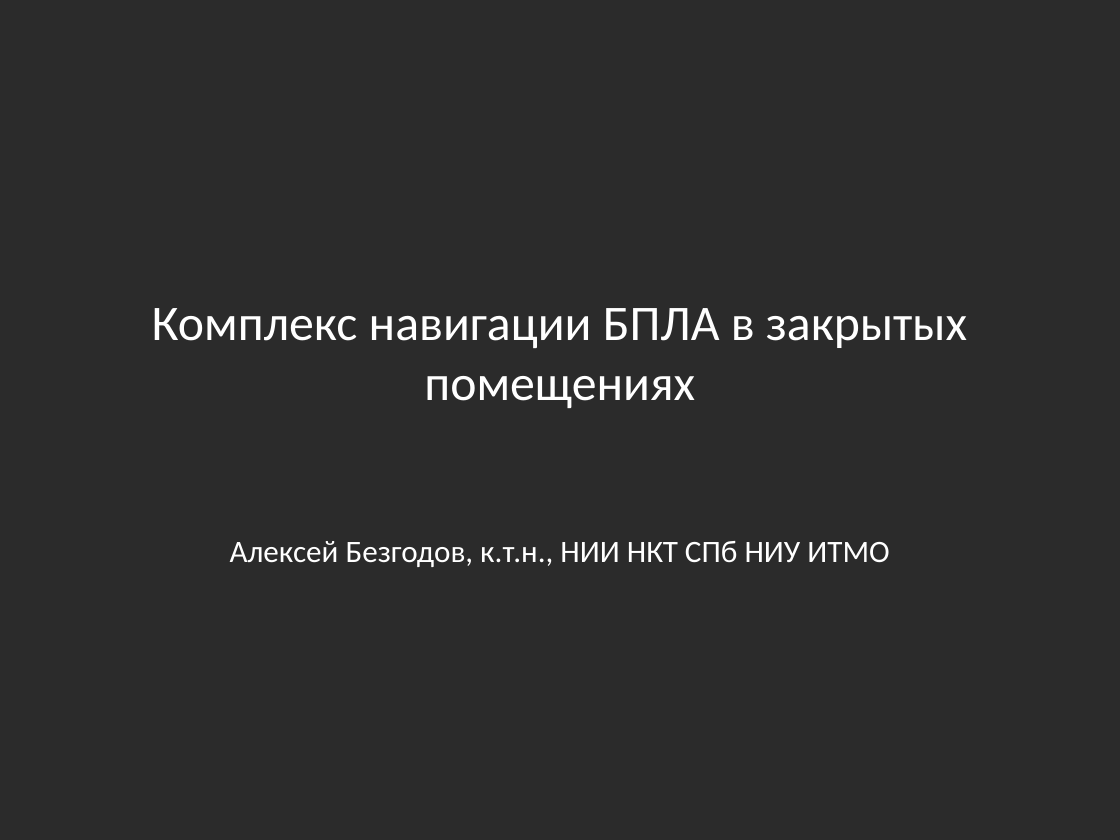
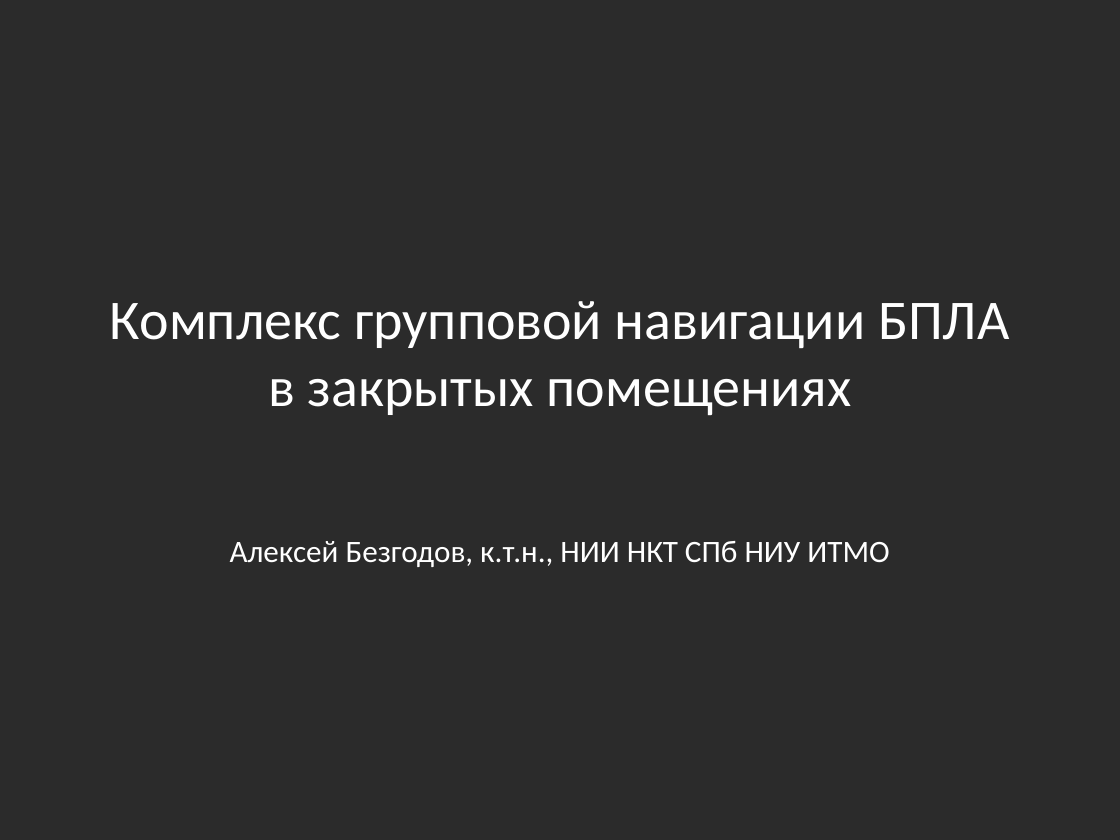
Before and after one commit to yaceq/quadro-xds, a slide deck: slide 1 of Docs/Medias2012_dhg.pptx. Drawn at 1120x840 pixels with LibreOffice and Linux fonts; fonts in the diff are those of the drawing; background and template pictures are left out; a plain dark background stands for a picture behind light text. Boxes give left, top, right and bottom in pixels: in the first picture for what was removed or moved away, otherwise in the second. Text is boxed around its words. In the diff, an @@ line names an element or a change of style, - is before the commit and + after.

```diff
--- a/Docs/Medias2012_dhg.pptx
+++ b/Docs/Medias2012_dhg.pptx
@@ title at [110, 301, 1009, 415]: text changed; size 32 to 36 pt @@
-Комплекс навигации БПЛА в закрытых помещениях
+Комплекс групповой навигации БПЛА в закрытых помещениях
```
Also in this commit, not shown: 7 other slides changed, 2 slides added, 4 slides removed.
